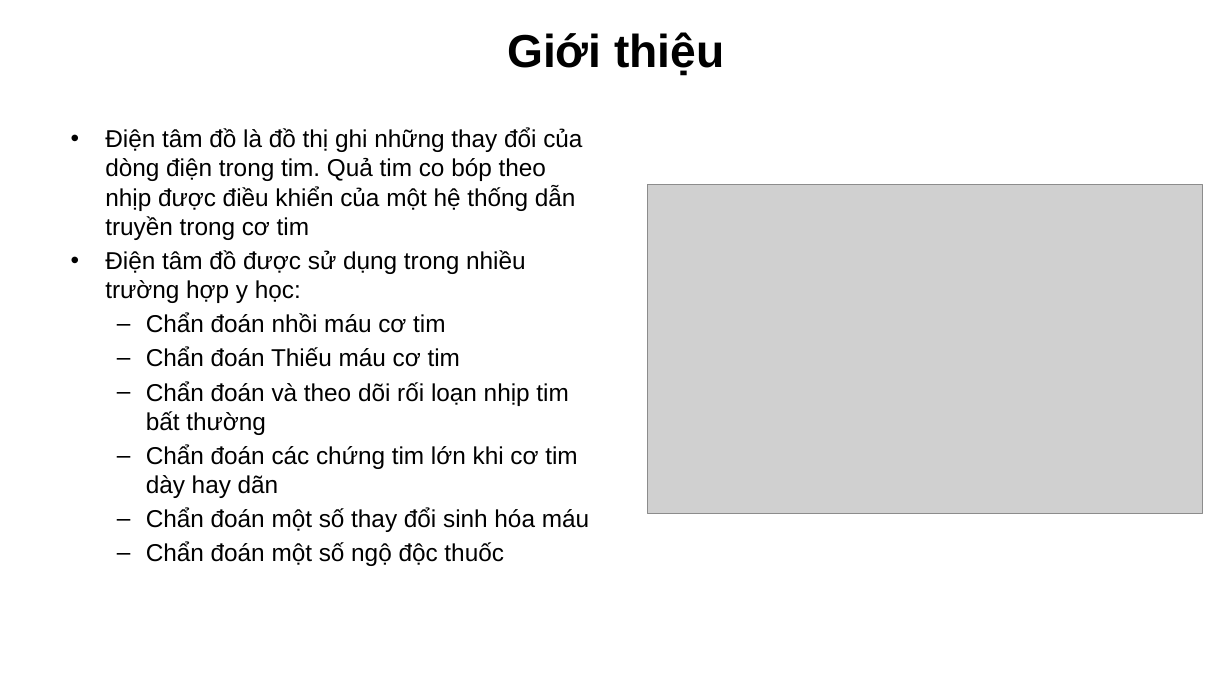
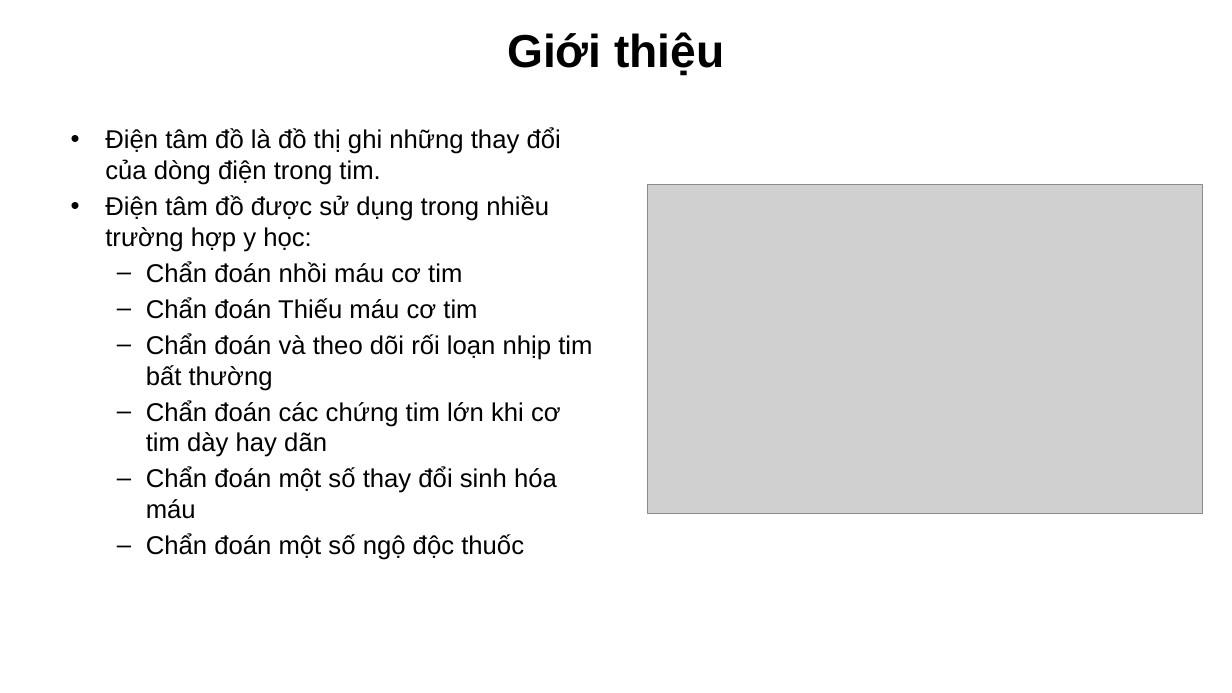
Before and after one commit to devalone2412/TLCN_DA3_MLearning, a slide deck: slide 4 of Machine Learning.pptx. Drawn at 1232x693 pixels with LibreOffice and Linux fonts; fonts in the diff are those of the drawing; grey boxes stand for pictures; background and template pictures are left out. Boxes give left, top, right and bottom in pixels: in the first picture for what was removed or moved away, otherwise in the second. Text is boxed around its words. In the diff, an @@ line names an element or a change of style, - is before the commit and + after.

```diff
--- a/Machine Learning.pptx
+++ b/Machine Learning.pptx
@@ text at box(105, 128, 561, 185): text changed; size 19 to 20 pt @@
-• Điện tâm đồ là đồ thị ghi những thay đổi của dòng điện trong tim. Quả tim co bóp theo nhịp được điều khiển của một hệ thống dẫn truyền trong cơ tim
+• Điện tâm đồ là đồ thị ghi những thay đổi của dòng điện trong tim.
@@ text at box(105, 195, 592, 560): size 19 to 20 pt in "Điện tâm đồ được sử dụng trong ...", "Chẩn đoán nhồi máu cơ tim", "Chẩn đoán Thiếu máu cơ tim", "Chẩn đoán và theo dõi rối loạn ..." and 3 more places @@
```
Also in this commit, not shown: 13 other slides changed, 1 slide added, 3 slides removed.
